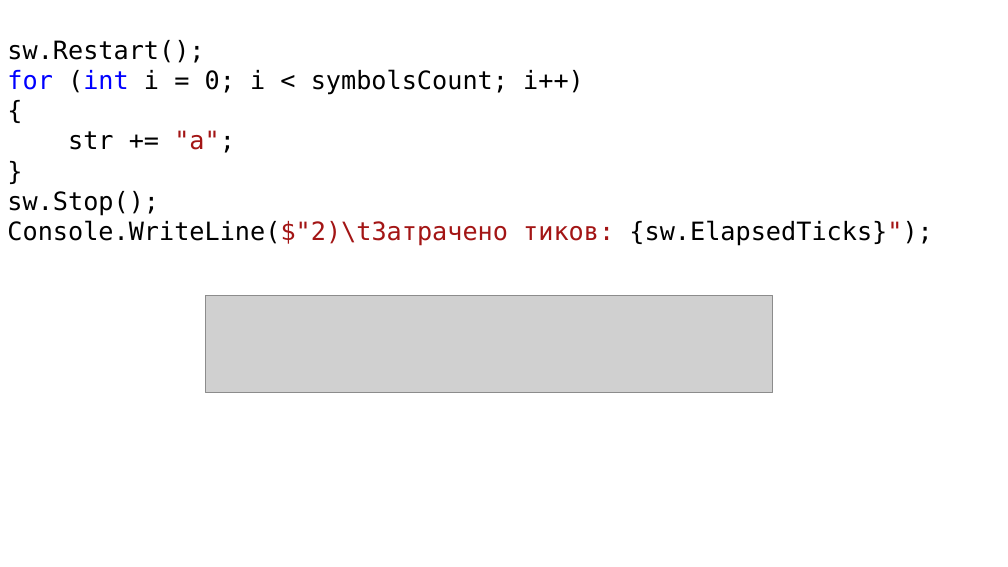
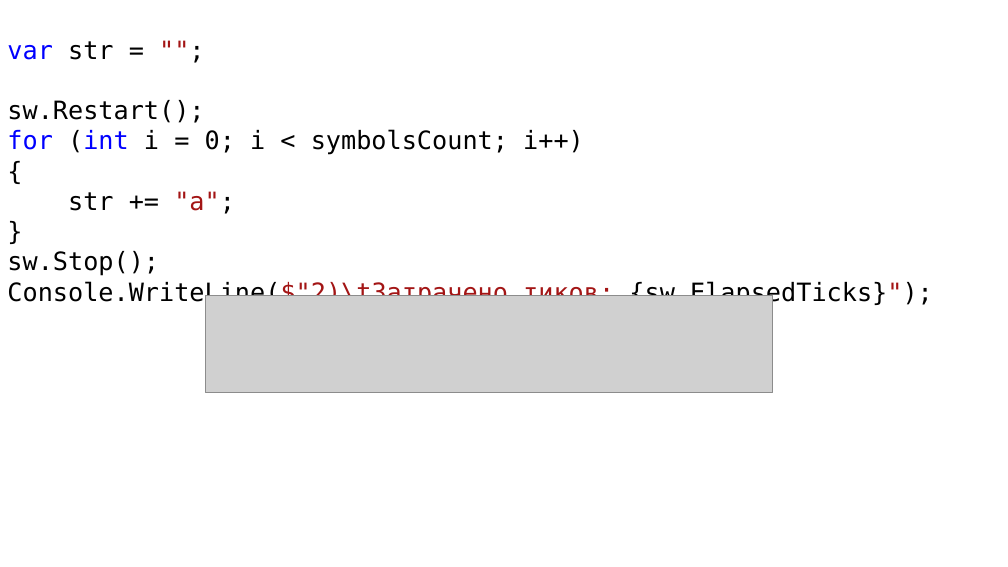
Before and after one commit to DaniilKlyukin/ITiP-1, a slide deck: slide 31 of Лекции/ИТиП лек 3 (лр 3, практическая 2).pptx. Drawn at 1008x567 pixels with LibreOffice and Linux fonts; fonts in the diff are those of the drawing; grey boxes stand for pictures. Boxes give left, top, right and bottom in pixels: in the first picture for what was removed or moved away, otherwise in the second. Text is boxed around its words. In the diff, an @@ line names an element or a change of style, - is before the commit and + after.

```diff
--- a/Лекции/ИТиП лек 3 (лр 3, практическая 2).pptx
+++ b/Лекции/ИТиП лек 3 (лр 3, практическая 2).pptx
@@ text at <box>7,41,114,60</box>: paragraph added @@
+var str = "";
```
Also in this commit, not shown: 1 other slide changed, 2 slides removed.
